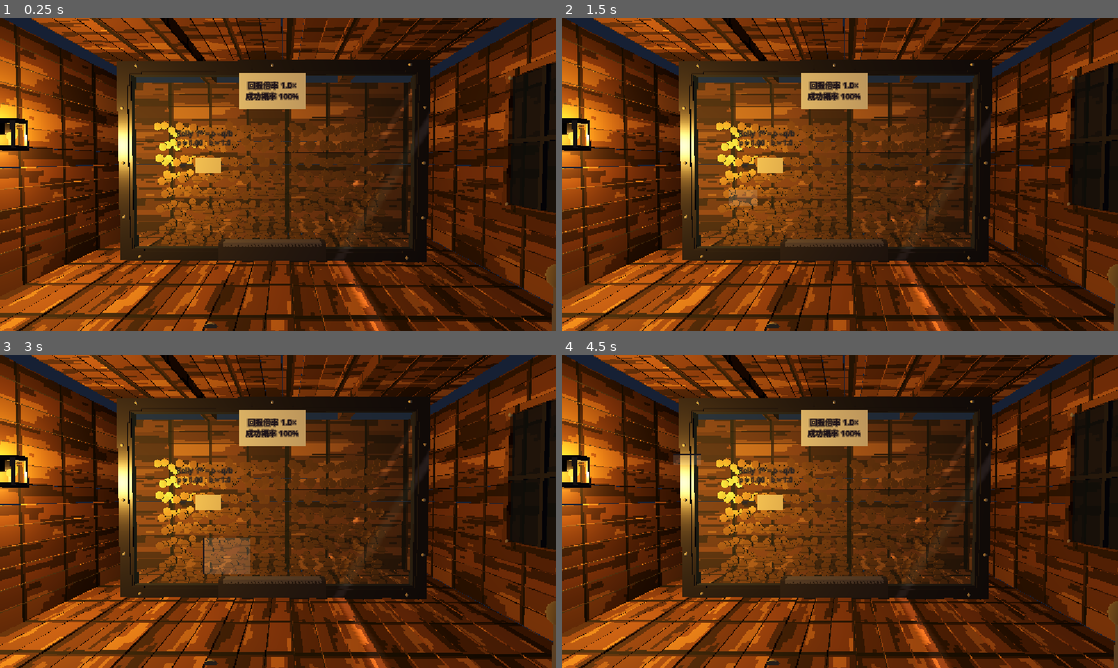
Above: before the commit, frames 1-4 (two rows, left to right).
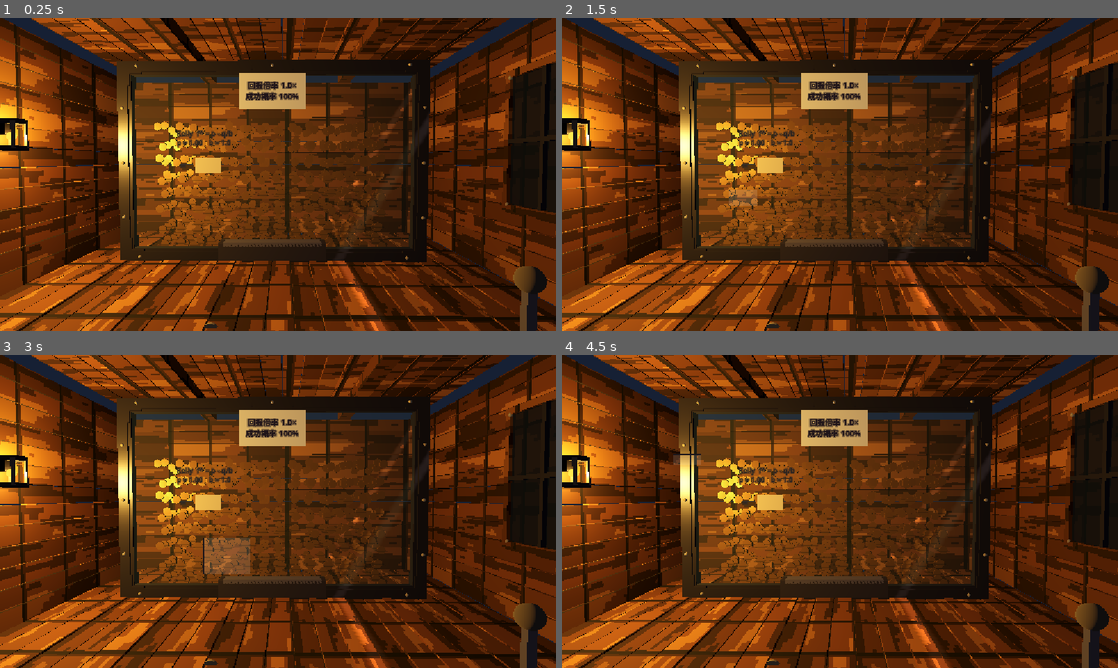
Above: after the commit, the same moments.

Repository: FFFpr/Ember-in-the-Night
Game: Godot game, scene res://art_style_demo/07_kelly_room/kelly_room.tscn
The game is run twice, just before and just after one commit, with the same random seed, the same clock (stepped at 60 frames per second) and the same inputs. This scene is started directly instead of the project's main scene.
Inputs (mouse positions are in pixels of both pictures, inside the frame that each line leads up to):
- Up to frame 1 (0.25 s): no input
- Up to frame 2 (1.5 s): tap Enter at 0.5 s; move the mouse to (962, 158) at 0.52 s; press the mouse at (962, 158) at 0.53 s; release the mouse at (962, 158) at 1.25 s; tap Space at 1.25 s; drag from (728, 190) to (812, 237) at 1.27 s
- Up to frame 3 (3 s): move the mouse to (333, 442) at 2.02 s; press the mouse at (333, 442) at 2.03 s; release the mouse at (333, 442) at 2.75 s; tap Enter at 2.75 s; drag from (250, 574) to (111, 464) at 2.77 s
- Up to frame 4 (4.5 s): move the mouse to (1006, 558) at 3.52 s; press the mouse at (1006, 558) at 3.53 s; release the mouse at (1006, 558) at 4.25 s; tap Space at 4.25 s; drag from (673, 464) to (756, 433) at 4.27 s

The runs differ from the first frame. In frame 1, 0.9% of the frame differs, in the area x 92-100%, y 78-100%; in frame 2, 0.9%; in frame 3, 0.9%; in frame 4, 0.9%.

Commit message:
Scale the lever sprite down so the side view stays on camera
Match the 64x64 pulled-down frame next to the box instead of clipping
off the right edge.

Co-authored-by: 544205300 <544205300@qq.com>

Diff:
--- a/art_style_demo/07_kelly_room/kelly_room.gd
+++ b/art_style_demo/07_kelly_room/kelly_room.gd
@@ -469,7 +469,7 @@
 
 func _make_box() -> void:
 	_box = Node3D.new()
-	_box.position = Vector3(0.98, 0.0, 0.55)
+	_box.position = Vector3(0.78, 0.0, 0.58)
 	add_child(_box)
 	var box_tex := Assets.tex_prefer(Assets.COIN_BOX_SIDE, Assets.COIN_BOX)
 	if box_tex == null:
@@ -493,7 +493,7 @@
 
 
 func _make_lever() -> void:
-	var lever_pos := Vector3(1.42, FLOOR_Y, 0.58)
+	var lever_pos := Vector3(1.22, FLOOR_Y, 0.62)
 	var base := _box_mesh(Vector3(0.18, 0.12, 0.18), METAL_D, Vector3(lever_pos.x, 0.06, lever_pos.z))
 	add_child(base)
 	_lever_arm = Node3D.new()
@@ -517,7 +517,7 @@
 		base.visible = false
 		shaft.visible = false
 		knob.visible = false
-		_lever_sprite = _prop_sprite(lever_tex, lever_pos, 0.012, true)
+		_lever_sprite = _prop_sprite(lever_tex, lever_pos, 0.009, true)
 		add_child(_lever_sprite)
 
 
